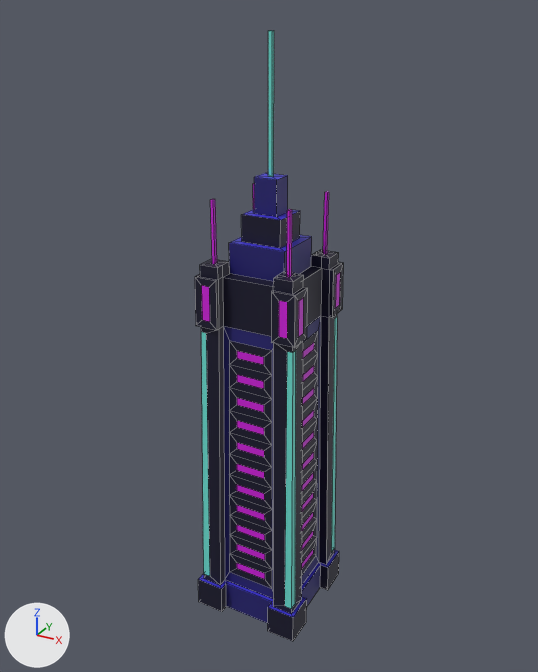
A saved change to the FBX model Assets/Art/Models/Environment/Buildings/SM_Building_01.fbx.
Rendered twice from a 50 mm camera at (-28.8, -5.6, 25.7) aimed at (-42.5, 19.4, 13.2). Every picture has the same lights, and +X, +Y and +Z are marked at lower left. Mesh edges are drawn as thin lines. Where no turn or scale is listed for an object, it has been applied to the vertices. Vertices at the same position are counted once.

Names of what the first picture shows: 'building_08.001'.
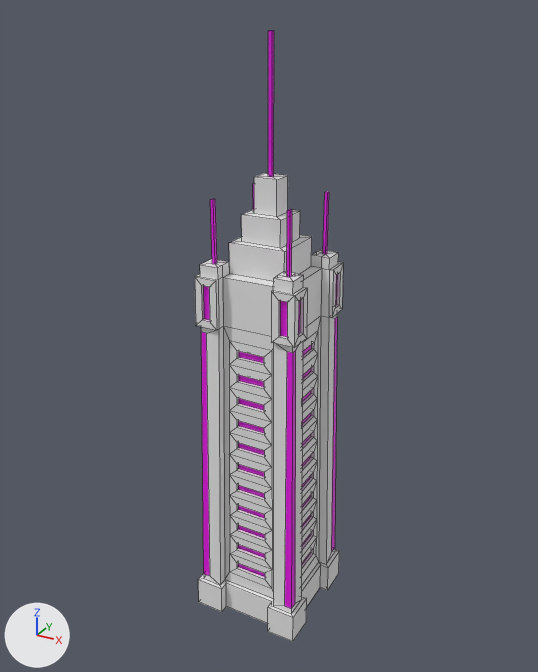
The newer file is also rescaled (x2.0), turned or shifted as a whole; pictures and numbers use the older file's frame.

Boxes [x1, y1, x2, y2] around the edits, measured in the pictures (538 x 672 px):
part 1 of me_mesh_011, built on
    both: [201, 273, 340, 579]
part 2 of me_mesh_011, recoloured
    both: [195, 211, 343, 641]
part 3 of me_mesh_011, recoloured
    both: [210, 183, 329, 277]
part 4 of me_mesh_011, recoloured (blue to white)
    both: [223, 176, 321, 624]
part 5 of me_mesh_011, recoloured (cyan to pink)
    both: [201, 30, 337, 609]
part 6 of me_mesh_011, recoloured (blue to white)
    both: [199, 173, 339, 617]

What changed in the scene script:
```text
Add mat_uv_map:
    mat_uv_map = principled_material('UV MAP')
    mat_uv_map.base_color = (0.8, 0.8, 0.8)  # white #e7e7e7
Add mat_window:
    mat_window = principled_material('Window')
    mat_window.base_color = (0.8, 0.000859, 0.775)  # pink #e703e4
Change me_mesh_011:
    used by ob_building_08_001; location = (-42.32, 19.19, 0.0)
    remove me_mesh_011.from_pydata(...)  # 568 vertices, 529 faces; spans x -2.5..2.5, y -2.5..2.5, z 0.0..25.0
    add me_mesh_011.from_pydata(...)  # 776 vertices, 738 faces; spans x -2.5..2.5, y -2.5..2.5, z 0.0..25.0
    me_mesh_011 part 1
    52 faces are deleted
    208 vertices are added at x -2.1..2.1, y -2.1..2.1, z 2.3..15.9
    209 new faces join them, mat_uv_map (white #e7e7e7)
    52 new faces join them, mat_window (pink #e703e4)
    me_mesh_011 part 2: 384 faces spanning x -2.5..2.5, y -2.5..2.5, z 0.0..18.5 switch from mat_building_1 (black #0d0b2a) to mat_uv_map (white #e7e7e7)
    me_mesh_011 part 3: 21 faces spanning x -1.7..1.7, y -1.7..1.7, z 16.7..25.0 switch from mat_glow_pink (pink #cf17dc) to mat_window (pink #e703e4)
    me_mesh_011 part 4: 28 faces spanning x -2.1..2.1, y -2.1..2.1, z 0.0..19.9 switch from mat_building_2 (dark blue #231e72) to mat_uv_map (white #e7e7e7)
    me_mesh_011 part 5: 12 faces spanning x -2.3..2.3, y -2.3..2.3, z 1.6..25.0 switch from mat_glow_blue (cyan #6ee0d4) to mat_window (pink #e703e4)
    me_mesh_011 part 6: 32 faces spanning x -2.5..2.5, y -2.5..2.5, z 1.4..19.9 switch from mat_building_3 (blue #4037d0) to mat_uv_map (white #e7e7e7)
```
